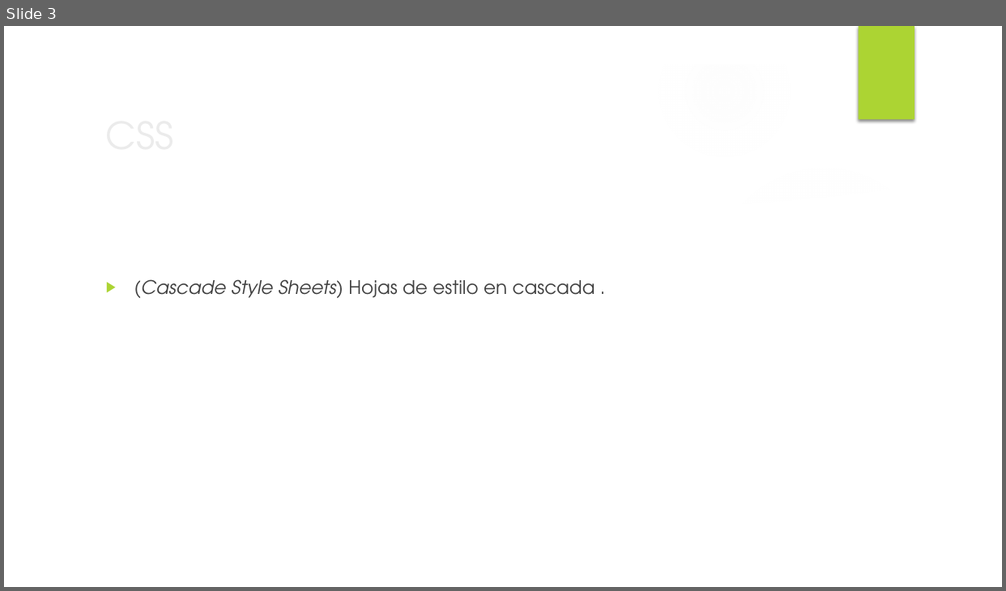
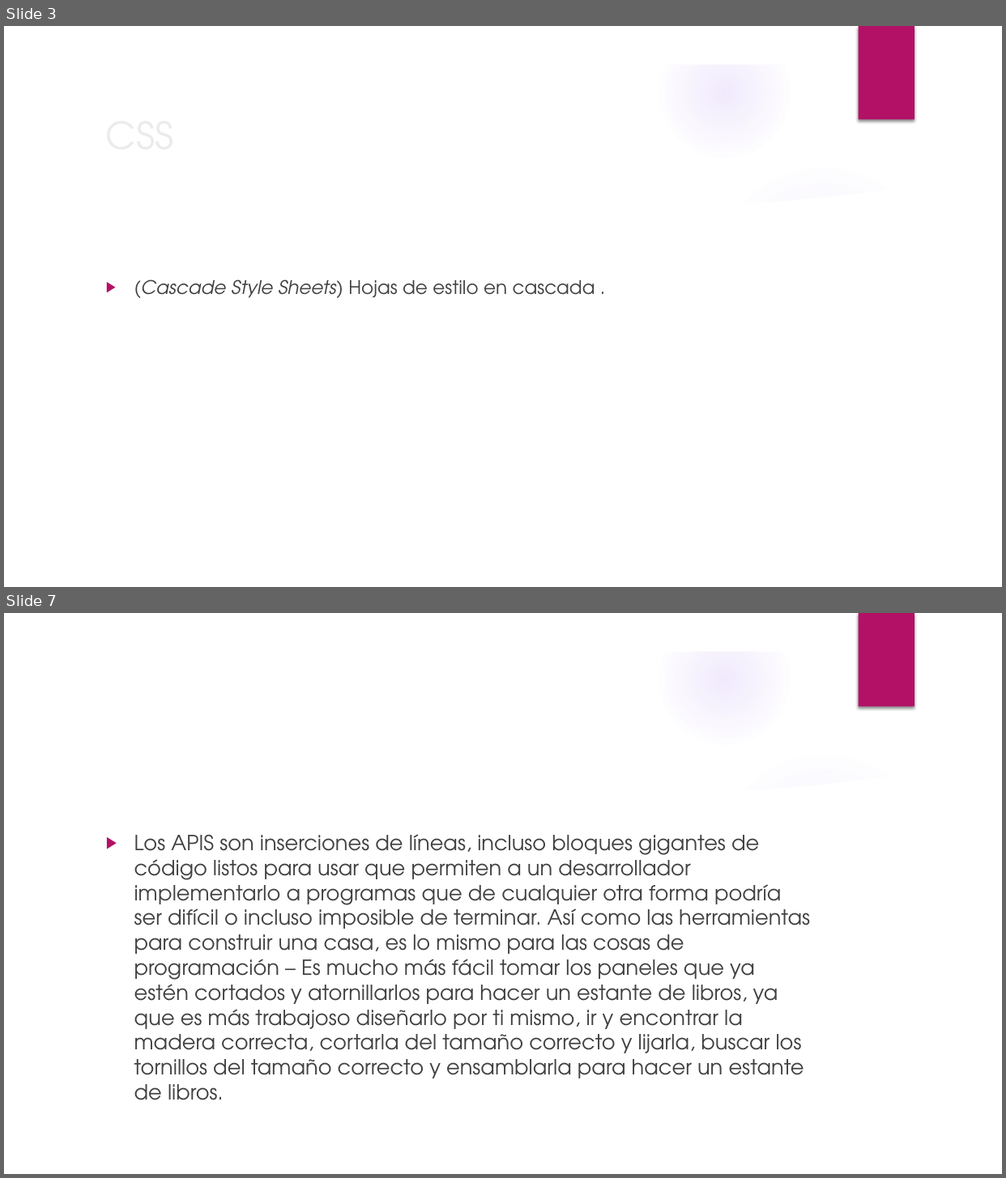
Before and after one commit to stealth14/Web-Transicion-Gradiente, a slide deck: diapositivas CSS.pptx. Shown one above the other, each under a label of ours: slide 3 before the commit, slides 3 and 7 after it; the slides between them are not shown. The pictures are 1006x591 and 1006x1178 pixels, drawn with LibreOffice and Linux fonts; fonts in the diff are those of the drawing; background and template pictures are left out. Boxes give left, top, right and bottom in pixels: in the first picture for what was removed or moved away, otherwise in the second. Text is boxed around its words. In the diff, an @@ line names an element or a change of style, - is before the commit and + after.

```diff
--- a/diapositivas CSS.pptx
+++ b/diapositivas CSS.pptx
@@ slide 7 added at (x1=4, y1=613, x2=1002, y2=1174), background picture (left out); not listed: 9 template elements that a slide beside it also shows @@
@@ text added at (x1=134, y1=834, x2=810, y2=1101), 20 pt, text #404040 @@
+▶ Los APIS son inserciones de líneas, incluso bloques gigantes de código listos para usar que permiten a un desarrollador implementarlo a programas que de cualquier otra forma podría ser difícil o incluso imposible de terminar. Así como las herramientas para construir una casa, es lo mismo para las cosas de programación – Es mucho más fácil tomar los paneles que ya estén cortados y atornillarlos para hacer un estante de libros, ya que es más trabajoso diseñarlo por ti mismo, ir y encontrar la madera correcta, cortarla del tamaño correcto y lijarla, buscar los tornillos del tamaño correcto y ensamblarla para hacer un estante de libros.
@@ slide 3 changed as well @@
@@ fill gradient #F7F7F7 to gradient #9B6BF2 in 3 elements at (x1=4, y1=245, x2=347, y2=587), (x1=4, y1=263, x2=197, y2=456), (x1=659, y1=27, x2=790, y2=158) @@
@@ rectangle at (x1=859, y1=26, x2=914, y2=120): fill #ACD433 to #B31166 @@
@@ text "(Cascade Style Sheets) Hojas de ..." at (x1=134, y1=280, x2=595, y2=298): bullet colour #ACD433 to #B31166 @@
```
Also in this commit, not shown: 4 other slides changed, 5 other slides added, 1 slide removed.
